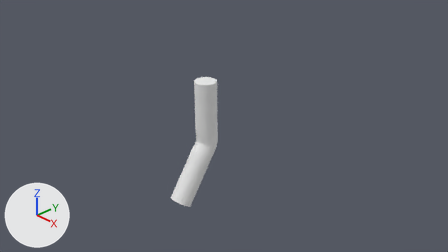
Before and after pictures for a commit that changed the Blender file cylinderv3/cylinderv3.blend.
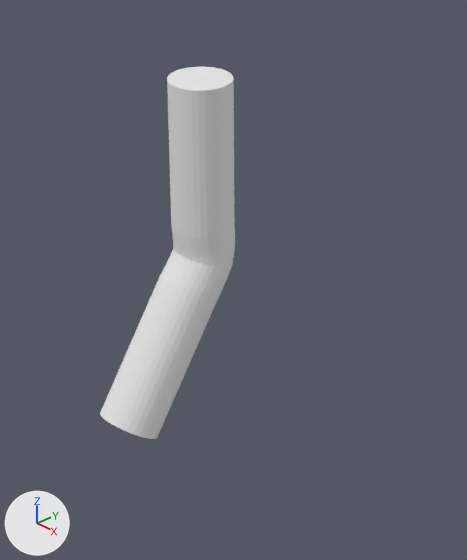
Old and new are each drawn from the file's camera 'Camera' and again close up on the part from 30% to 67% of the width and 21% to 99% of the height. Arrows for +X, +Y and +Z are at lower left; the lights stay in place.

The older version as bpy lines, for what is in view:
```python
me_cylinder = bpy.data.meshes.new('Cylinder')
me_cylinder.from_pydata(...)  # 1188 vertices, 1154 faces; spans x -0.25..0.25, y -1.03..0.25, z -1.39..1.5
me_cylinder.materials.append(mat_material)  # white #e7e7e7
ob_cylinder = bpy.data.objects.new('Cylinder', me_cylinder)
ob_cylinder.location = (0.0, 0.0, 0.0)
```
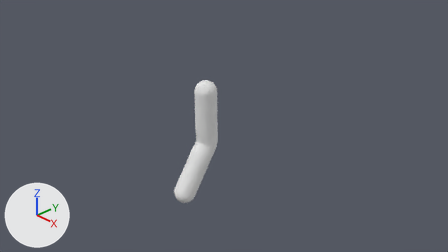
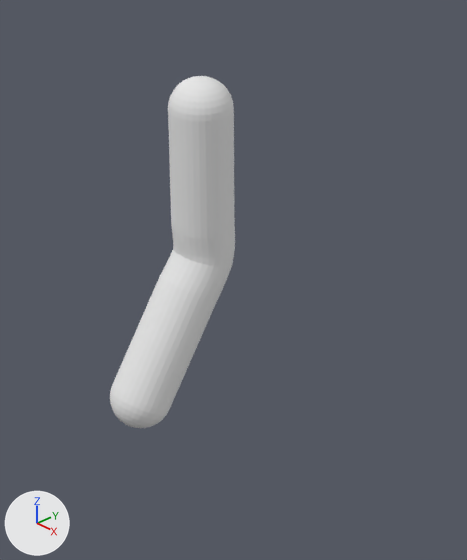
The newer file is also turned or shifted as a whole; pictures and numbers use the older file's frame.

Location of each change, [x1, y1, x2, y2] in pixels of the close-ups (467 x 560 px):
'Cylinder', reshaped (7% narrower): before [100, 66, 235, 439]; after [110, 76, 235, 428]
part 1 of me_cylinder, built on: before [100, 382, 170, 439]; after [110, 382, 170, 428]
part 2 of me_cylinder, built on: before [167, 66, 234, 125]; after [168, 76, 234, 125]

What the commit changed:
me_cylinder is used by ob_cylinder; location (0.0, 0.0, 0.0).
me_cylinder had 1188 vertices, 1154 faces and spanned x -0.25..0.25, y -1.03..0.25, z -1.39..1.5.
me_cylinder now has 1620 vertices, 1586 faces and spans x -0.25..0.25, y -0.94..0.25, z -1.29..1.5.
me_cylinder part 1: 72 vertices moved from x -0.25..0.25, y -0.98..-0.52, z -1.31..-0.96 to x -0.25..0.25, y -0.92..-0.48, z -1.22..-0.91; 36 vertices removed from x -0.25..0.25, y -1.03..-0.62, z -1.39..-1.11; 252 vertices added at x -0.23..0.23, y -0.94..-0.55, z -1.29..-1.0.
me_cylinder part 2: 72 vertices moved from x -0.25..0.25, y -0.25..0.25, z 1.32..1.41 to x -0.25..0.25, y -0.25..0.25, z 1.26..1.3; 36 vertices removed from x -0.25..0.25, y -0.25..0.25, z 1.5; 252 vertices added at x -0.23..0.23, y -0.23..0.23, z 1.35..1.5.
